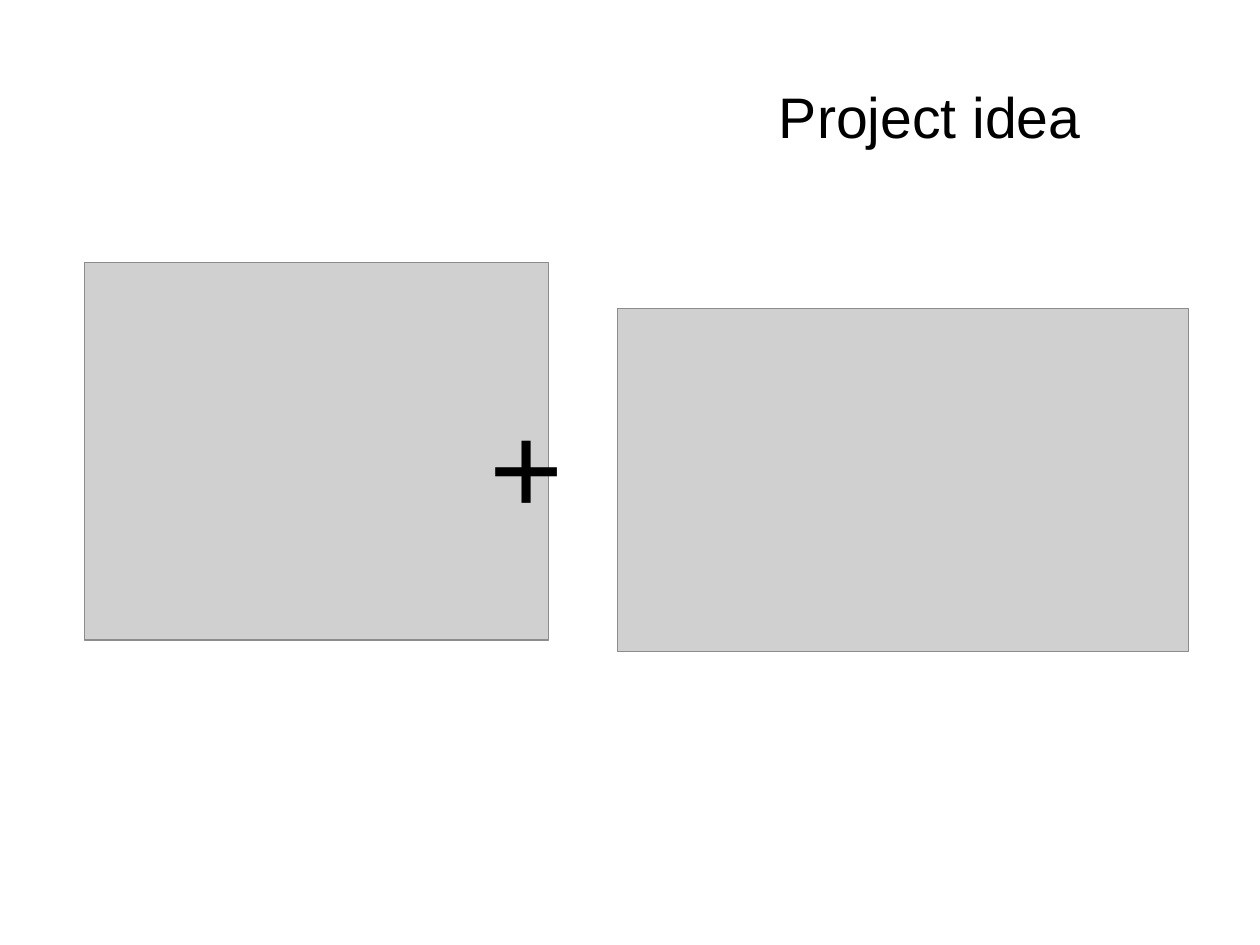
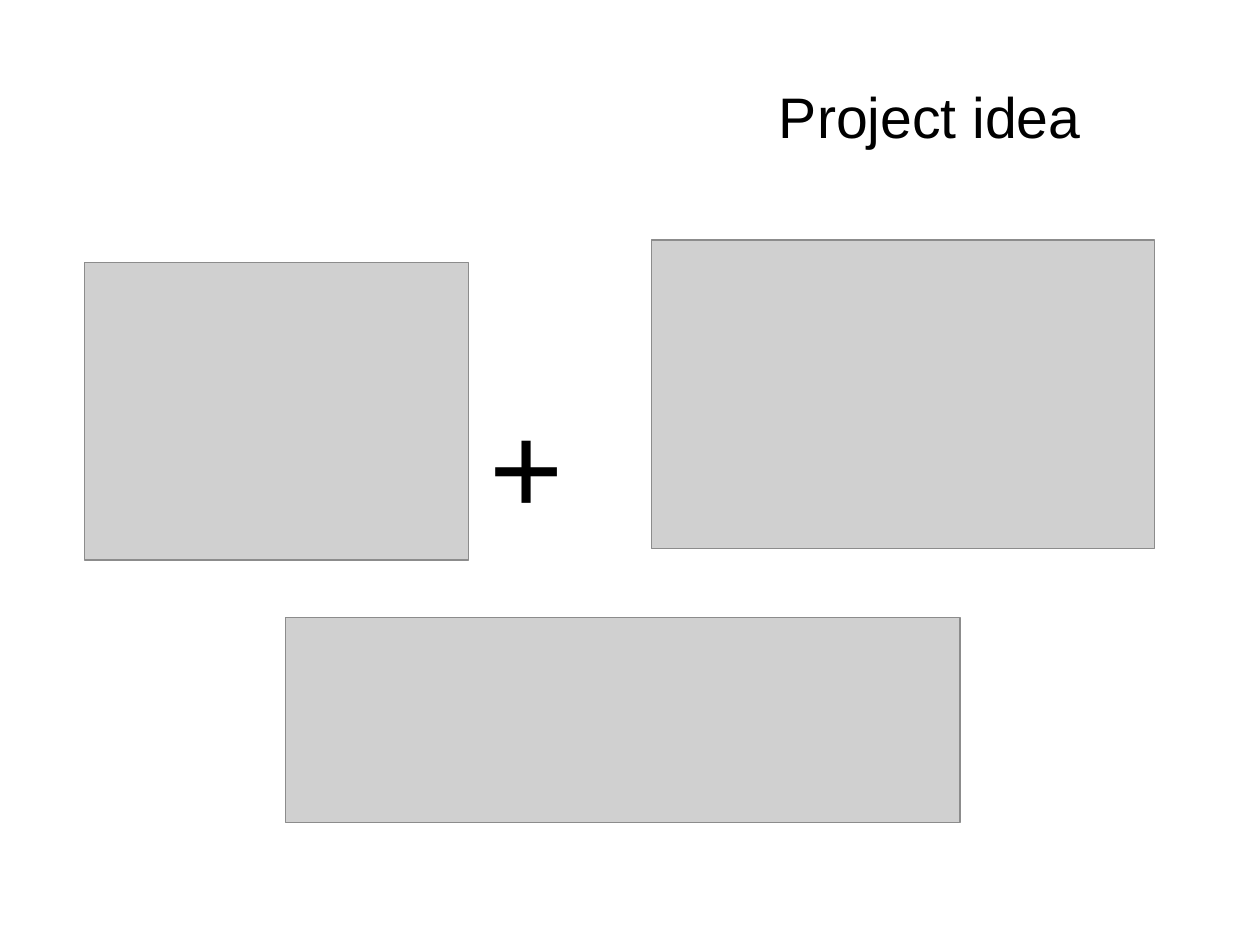
Before and after one commit to WS002/Information-Integration, a slide deck: slide 2 of Extraction/Presentation.odp. Drawn at 1260x945 pixels with LibreOffice and Linux fonts; fonts in the diff are those of the drawing; grey boxes stand for pictures; background and template pictures are left out. Boxes give left, top, right and bottom in pixels: in the first picture for what was removed or moved away, otherwise in the second. Text is boxed around its words. In the diff, an @@ line names an element or a change of style, - is before the commit and + after.

Commit message:
Updated presentation

```diff
--- a/Extraction/Presentation.odp
+++ b/Extraction/Presentation.odp
@@ picture: place and size @@
-picture at bbox=[85, 263, 549, 640]
+picture at bbox=[85, 263, 469, 560]
@@ picture: place and size @@
-picture at bbox=[617, 309, 1189, 652]
+picture at bbox=[652, 240, 1155, 549]
@@ picture added at bbox=[286, 617, 960, 823] @@
```
